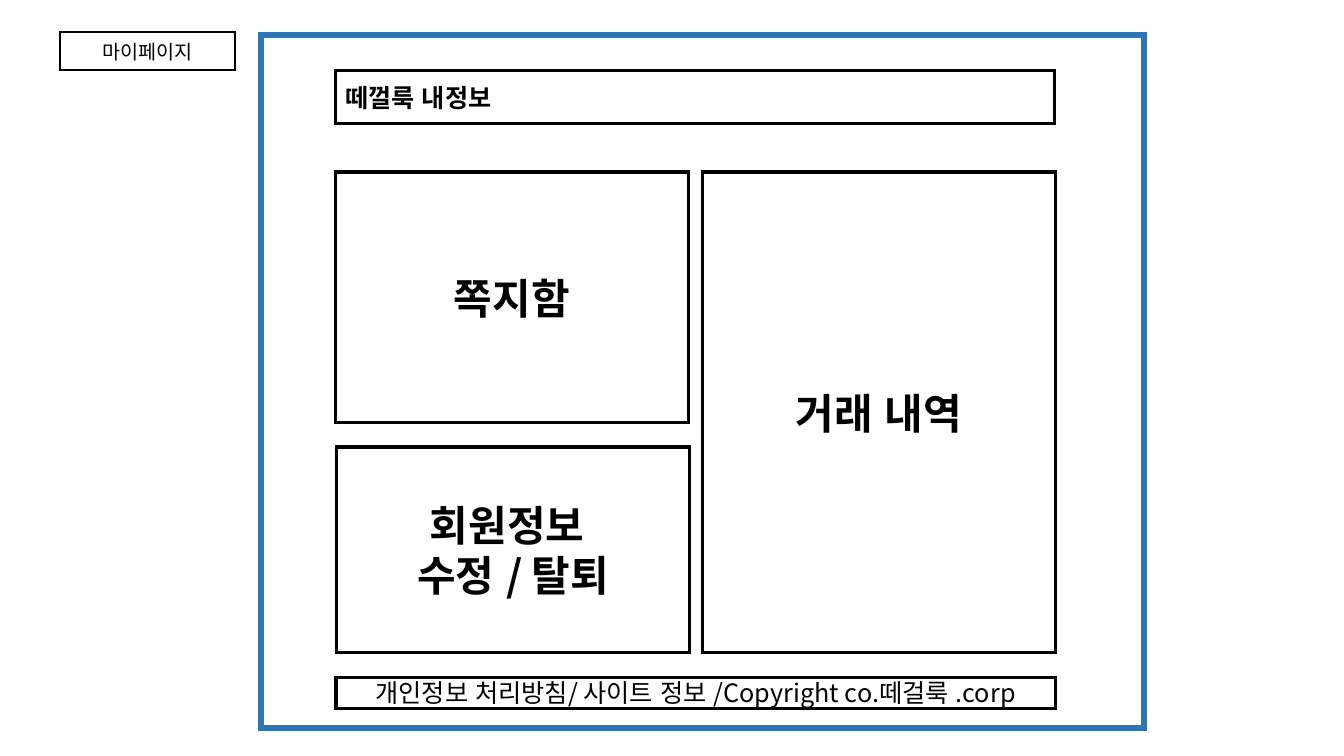
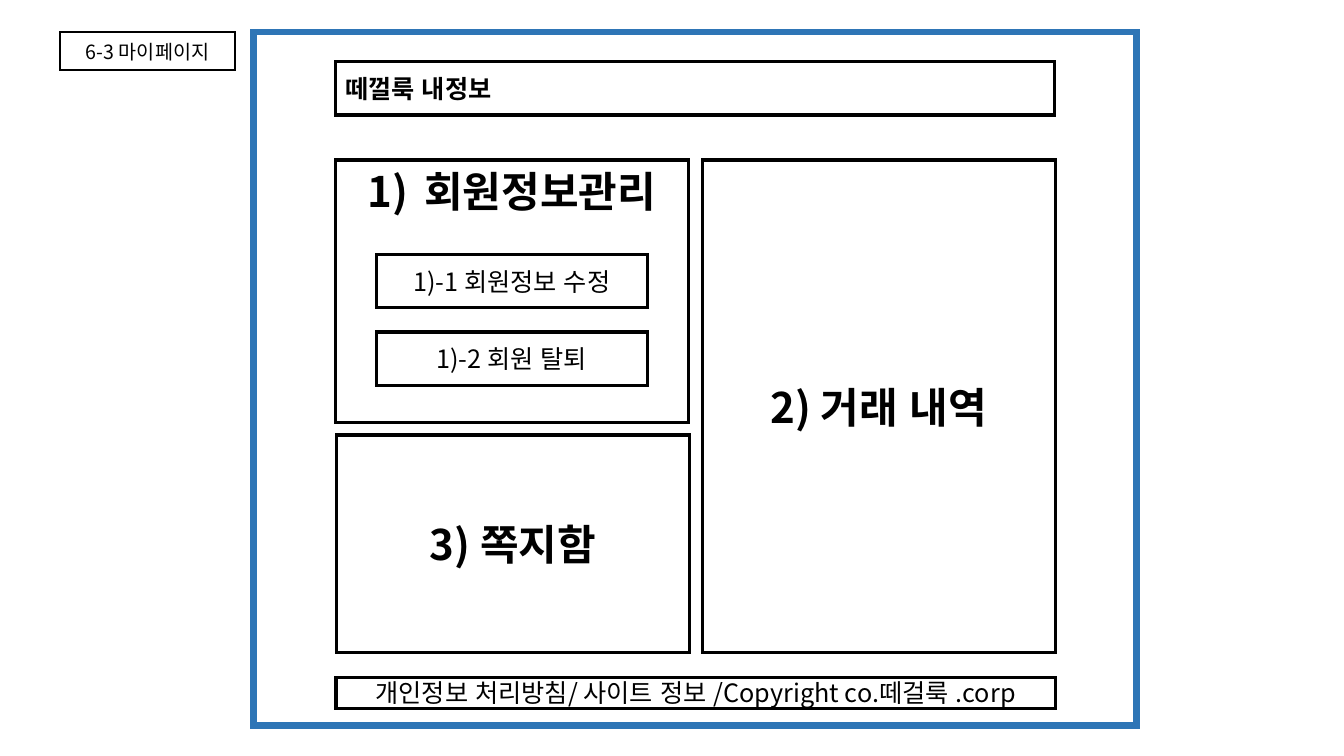
Before and after one commit to KKAKDI/5GONG, a slide deck: slide 5 of 오공 스토리보드.pptx (slide 4 before the commit). Drawn at 1344x756 pixels with LibreOffice and Linux fonts; fonts in the diff are those of the drawing. Boxes give left, top, right and bottom in pixels: in the first picture for what was removed or moved away, otherwise in the second. Text is boxed around its words. In the diff, an @@ line names an element or a change of style, - is before the commit and + after.

Commit message:
스토리보드(2차 수정)

```diff
--- a/오공 스토리보드.pptx
+++ b/오공 스토리보드.pptx
@@ text in rectangle at [86,42,209,61]: text changed @@
-마이페이지
+6-3 마이페이지
@@ rectangle: place and size @@
-rectangle at [261,35,1144,729]
+rectangle at [253,32,1136,726]
@@ rectangle "떼껄룩 내정보": place and size @@
-rectangle "떼껄룩 내정보" at [336,71,1056,124]
+rectangle "떼껄룩 내정보" at [336,62,1056,115]
@@ rectangle "회원정보관리": place and size @@
-rectangle "회원정보관리" at [336,172,689,423]
+rectangle "회원정보관리" at [336,160,689,423]
@@ text in rectangle at [424,171,656,211]: text changed @@
-쪽지함
+1) 회원정보관리
@@ rectangle "2) 거래 내역": place and size @@
-rectangle "2) 거래 내역" at [703,172,1056,653]
+rectangle "2) 거래 내역" at [703,160,1056,653]
@@ rectangle added at [376,254,647,308], fill #FFFFFF, outline #000000 2.25 pt, 18 pt, text #000000 @@
+1)-1 회원정보 수정
@@ rectangle added at [376,332,647,385], fill #FFFFFF, outline #000000 2.25 pt, 18 pt, text #000000 @@
+1)-2 회원 탈퇴
@@ text in rectangle at [771,387,987,432]: text changed @@
-거래 내역
+2) 거래 내역
@@ rectangle "3) 쪽지함": place and size @@
-rectangle "3) 쪽지함" at [337,447,690,652]
+rectangle "3) 쪽지함" at [337,436,690,653]
@@ text in rectangle at [430,524,596,569]: text changed @@
-회원정보
-수정 / 탈퇴
+3) 쪽지함
```
Also in this commit, not shown: 5 other slides changed, 3 slides added, 2 other files.
